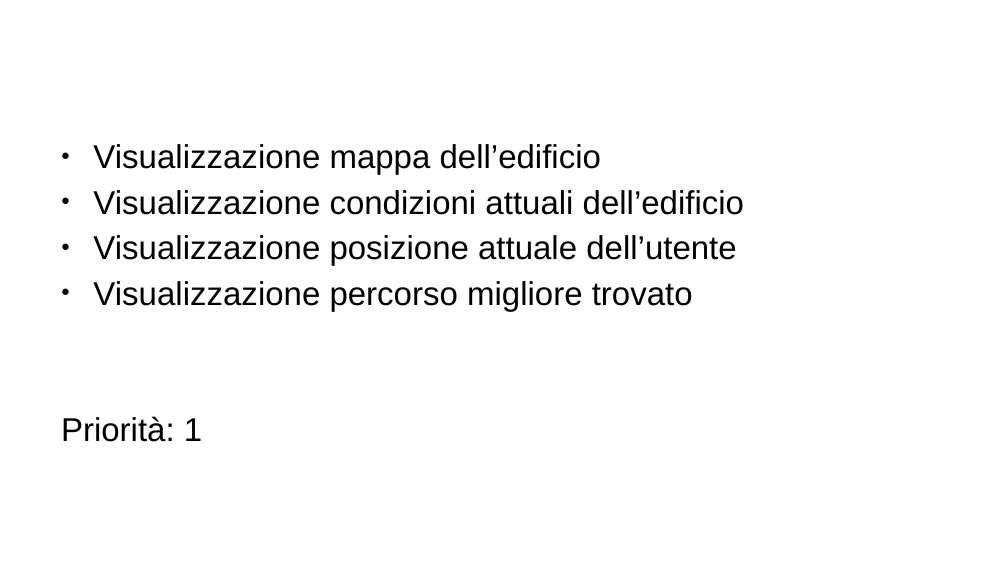
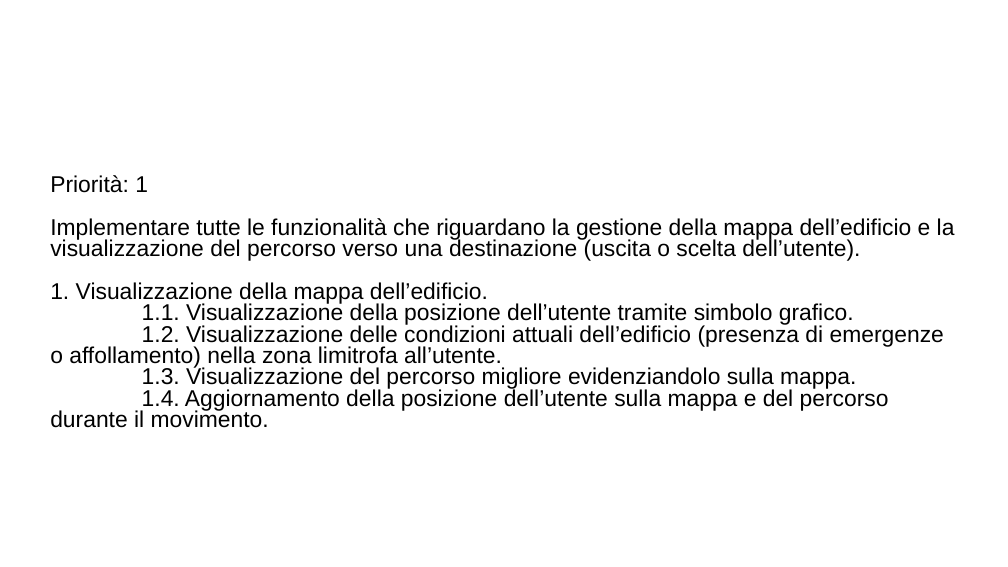
Before and after one commit to ecorradini/ProgettoIDS, a slide deck: slide 2 of AnalisiRequisiti/UserStories.ppt. Drawn at 1008x567 pixels with LibreOffice and Linux fonts; fonts in the diff are those of the drawing; background and template pictures are left out. Boxes give left, top, right and bottom in pixels: in the first picture for what was removed or moved away, otherwise in the second. Text is boxed around its words. In the diff, an @@ line names an element or a change of style, - is before the commit and + after.

Commit message:
task gestione utente e commenti gestione ordinaria

```diff
--- a/AnalisiRequisiti/UserStories.ppt
+++ b/AnalisiRequisiti/UserStories.ppt
@@ subtitle "Priorità: 1" at <box>50,175,955,428</box>: vertical alignment top to middle @@
@@ subtitle at <box>93,144,744,311</box>: paragraphs removed @@
-● Visualizzazione mappa dell’edificio
-● Visualizzazione condizioni attuali dell’edificio
-● Visualizzazione posizione attuale dell’utente
-● Visualizzazione percorso migliore trovato
@@ subtitle at <box>50,175,148,193</box>: size 26 to 18 pt in "Priorità: 1"; indent changed; less space between paragraphs @@
@@ subtitle at <box>50,218,955,428</box>: paragraphs added @@
+Implementare tutte le funzionalità che riguardano la gestione della mappa dell’edificio e la visualizzazione del percorso verso una destinazione (uscita o scelta dell’utente).
+1. Visualizzazione della mappa dell’edificio.
+1.1. Visualizzazione della posizione dell’utente tramite simbolo grafico.
+1.2. Visualizzazione delle condizioni attuali dell’edificio (presenza di emergenze o affollamento) nella zona limitrofa all’utente.
+1.3. Visualizzazione del percorso migliore evidenziandolo sulla mappa.
+1.4. Aggiornamento della posizione dell’utente sulla mappa e del percorso durante il movimento.
```
Also in this commit, not shown: 3 other slides changed, 1 slide added, 6 other files.
